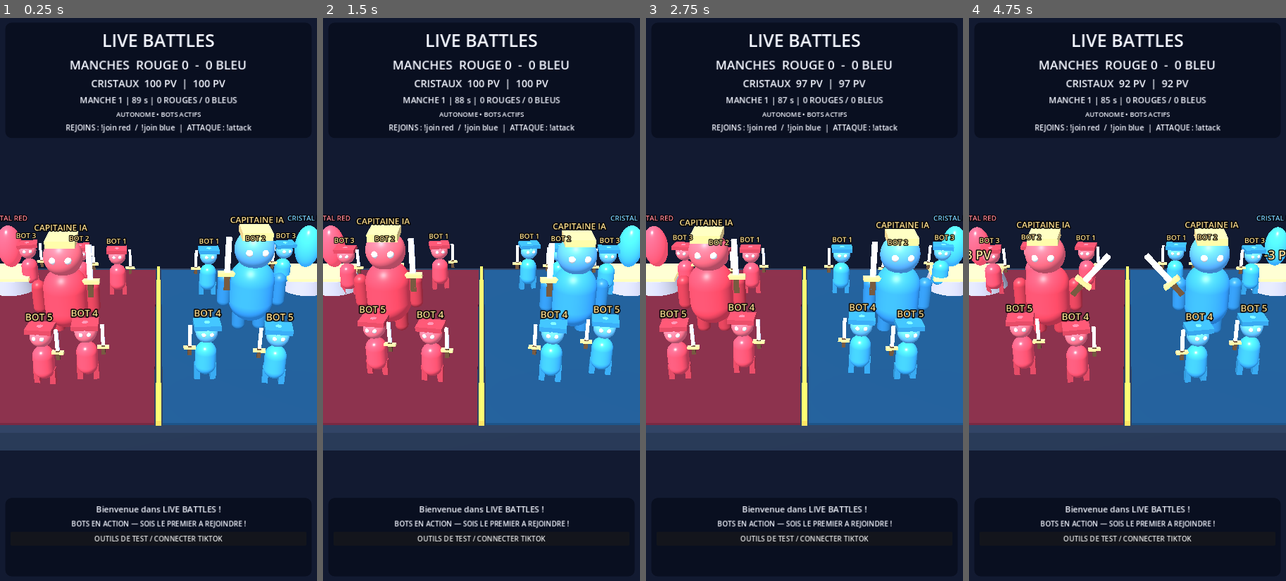
Above: before the commit, frames 1-4 (left to right).
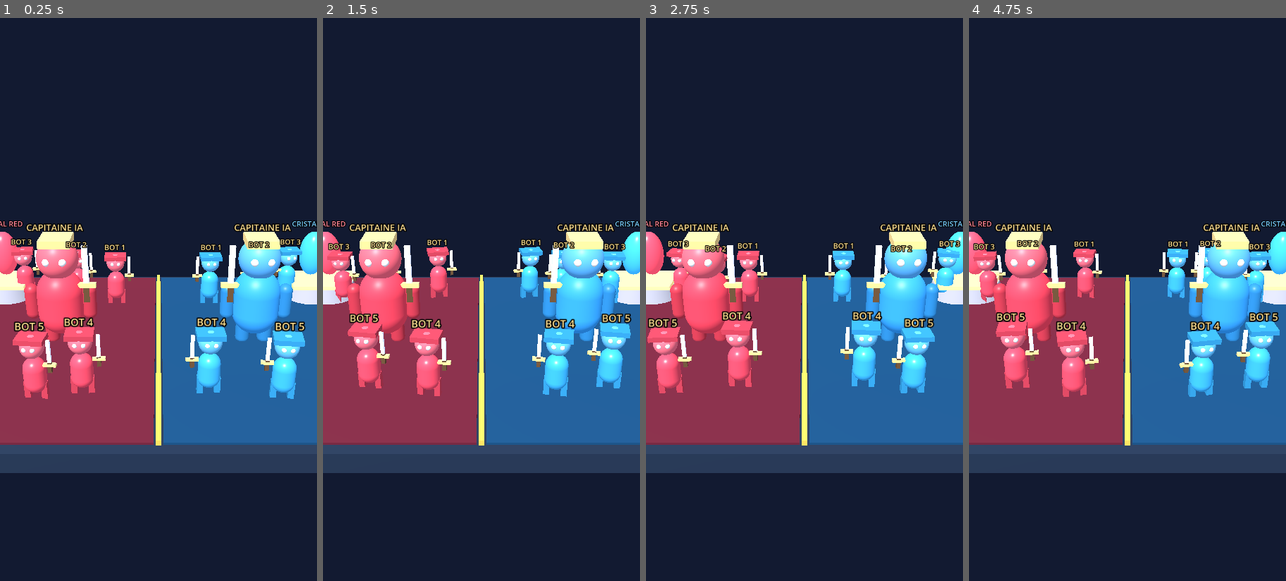
Above: after the commit, the same moments.

Repository: Hsergo/LIVE-BATTLES
Game: Godot game, scene res://main.tscn
Same seed, same stepped clock (60 frames per second), same inputs: the game is played once before the commit and once after it.
Inputs:
- Up to frame 1 (0.25 s): no input
- Up to frame 2 (1.5 s): no input
- Up to frame 3 (2.75 s): no input
- Up to frame 4 (4.75 s): no input

The runs differ from the first frame. In frame 1, 24% of the frame differs, in the area x 0-100%, y 2-93%; in frame 2, 23%; in frame 3, 24%; in frame 4, 26%.
Error after the commit: Parse Error: Cannot infer the type of "red" variable because the value doesn't have a set type. (res://scripts/combat_director.gd:42)

Commit message:
feat(v0.3): brancher coups physiques, parades, soins et cadeaux sur le gameplay

Diff:
--- a/game/scripts/arena_live.gd
+++ b/game/scripts/arena_live.gd
@@ -14,6 +14,7 @@
 var soldier_origins: Dictionary = {"red": [], "blue": []}
 var labels: Dictionary = {"red": [], "blue": []}
 var champion_labels: Dictionary = {}
+var external_combat_control := false
 var actor_time := 0.0
 var carousel_offset := 0
 var carousel_timer := 0.0
@@ -65,6 +66,7 @@
 func _add_sword(parent: Node3D, team: String, scale_factor: float = 1.0) -> Node3D:
 	var side := 1.0 if team == "red" else -1.0
 	var hand := Node3D.new()
+	hand.name = "SwordVisual"
 	hand.position = Vector3(side * 0.72 * scale_factor, 1.3 * scale_factor, 0.12)
 	parent.add_child(hand)
 	_box(hand, Vector3(0.16, 0.44, 0.14) * scale_factor, Vector3(0, 0.18, 0), Color("#6a4f36"))
@@ -138,8 +140,9 @@
 			var node: Node3D = fighters[i]
 			var start: Vector3 = origins[i]
 			var sway := actor_time * 1.9 + float(i) * 1.47
-			node.position = start + Vector3(sin(sway) * 0.30, absf(sin(sway * 1.4)) * 0.07, cos(sway) * 0.23)
-			node.rotation.y = sin(sway * 0.60) * 0.18
+			if not external_combat_control:
+				node.position = start + Vector3(sin(sway) * 0.30, absf(sin(sway * 1.4)) * 0.07, cos(sway) * 0.23)
+				node.rotation.y = sin(sway * 0.60) * 0.18
 	var red_crystal: MeshInstance3D = crystal_meshes["red"]
 	var blue_crystal: MeshInstance3D = crystal_meshes["blue"]
 	red_crystal.rotation.y += delta * 0.7
--- a/game/scripts/main.gd
+++ b/game/scripts/main.gd
@@ -29,6 +29,10 @@
 var leaders_ui: Label
 var live_username: LineEdit
 var arena_live: Node3D
+var combat_director: Node3D
+var confirmed_hits := 0
+var confirmed_parries := 0
+var confirmed_knockouts := 0
 var wins_red := 0
 var wins_blue := 0
 var match_finished := false
@@ -41,6 +45,12 @@
 	arena_live = load("res://scripts/arena_live.gd").new()
 	add_child(arena_live)
 	arena_live.call("setup", fighters)
+	combat_director = load("res://scripts/combat_director.gd").new()
+	add_child(combat_director)
+	combat_director.connect("damage_crystal", _on_crystal_damage)
+	combat_director.connect("battle_notice", _log)
+	combat_director.connect("physics_telemetry", _on_physics_telemetry)
+	combat_director.call("setup", arena_live, fighters)
 	_build_hud()
 	_connect_bridge()
 	_log("Bienvenue dans LIVE BATTLES !")
@@ -90,9 +100,9 @@
 func _build_scene() -> void:
 	var camera := Camera3D.new()
 	add_child(camera)
-	camera.position = Vector3(0, 8, 14)
-	camera.look_at(Vector3(0, 1, 0))
-	camera.fov = 54.0
+	camera.position = Vector3(0, 7.2, 12.5)
+	camera.look_at(Vector3(0, 1.25, 0))
+	camera.fov = 57.0
 	camera.current = true
 	var sunlight := DirectionalLight3D.new()
 	add_child(sunlight)
@@ -237,16 +247,8 @@
 			_next_round()
 	else:
 		round_time -= delta
-		combat_tick += delta
-		if combat_tick >= 1.5:
-			combat_tick = 0
-			_damage("blue", 2.5 + float(_members("red")) * 0.25)
-			_damage("red", 2.5 + float(_members("blue")) * 0.25)
 		if round_time <= 0 or red_hp <= 0 or blue_hp <= 0:
 			_end_round()
-	var jump := sin(float(Time.get_ticks_msec()) / 300.0) * 0.11
-	fighters[0].position.y = jump
-	fighters[1].position.y = -jump
 	_update_hud()
 
 func _members(team: String) -> int:
@@ -257,25 +259,26 @@
 	return number
 
 func _damage(team: String, damage: float) -> void:
+	# Cette fonction ne recoit QUE des evenements de collision ou de K.O.
 	var dealt := 0.0
 	if team == "red":
-		var shielded := minf(red_shield, damage)
-		red_shield -= shielded
-		dealt = minf(red_hp, damage - shielded)
-		red_hp = maxf(0, red_hp - dealt)
+		var absorbed := minf(red_shield, damage)
+		red_shield -= absorbed
+		dealt = minf(red_hp, damage - absorbed)
+		red_hp = maxf(0.0, red_hp - dealt)
 	elif team == "blue":
-		var shielded := minf(blue_shield, damage)
-		blue_shield -= shielded
-		dealt = minf(blue_hp, damage - shielded)
-		blue_hp = maxf(0, blue_hp - dealt)
+		var absorbed := minf(blue_shield, damage)
+		blue_shield -= absorbed
+		dealt = minf(blue_hp, damage - absorbed)
+		blue_hp = maxf(0.0, blue_hp - dealt)
 	if arena_live != null:
 		arena_live.call("set_health", team, red_hp if team == "red" else blue_hp)
-		if dealt > 0:
-			arena_live.call("strike", "blue" if team == "red" else "red", dealt, "EPEE")
+
 func _end_round() -> void:
 	if intermission > 0:
 		return
 	intermission = 4.0
+	combat_director.call("pause_round", true)
 	if red_hp > blue_hp:
 		wins_red += 1
 		score_red += 10
@@ -310,7 +313,8 @@
 	round_number += 1
 	arena_live.call("set_health", "red", 100.0)
 	arena_live.call("set_health", "blue", 100.0)
-	_log("Nouvelle manche : COMBAT !")
+	combat_director.call("restart_round")
+	_log("Nouvelle manche : COMBAT PHYSIQUE !")
 func _join(user: String, team: String) -> void:
 	if team != "red" and team != "blue":
 		return
@@ -334,35 +338,35 @@
 func _action(user: String, command: String) -> void:
 	var team: String = str(players.get(user, ""))
 	if team == "":
-		_log(user + " doit rejoindre une equipe")
+		_log(user + " doit d'abord rejoindre une equipe")
 		return
 	var key := user + ":" + command
 	var now := Time.get_ticks_msec()
 	if now - int(cooldown.get(key, -10000)) < 1500:
 		return
 	cooldown[key] = now
-	var opponent := "blue" if team == "red" else "red"
 	match command:
 		"!attack":
-			_damage(opponent, 7)
+			combat_director.call("command", team, "attack")
 			_add_points(user, team, 2)
-			_log(user + " attaque !")
+			_log(user + " ordonne une CHARGE !")
 		"!defend":
+			combat_director.call("command", team, "defend")
 			if team == "red":
-				red_shield = minf(40.0, red_shield + 8)
+				red_shield = minf(30.0, red_shield + 5.0)
 			else:
-				blue_shield = minf(40.0, blue_shield + 8)
+				blue_shield = minf(30.0, blue_shield + 5.0)
 			_add_points(user, team, 1)
-			arena_live.call("reaction", team, "defend")
-			_log(user + " defend !")
+			_log(user + " active les PARADES !")
 		"!heal":
+			combat_director.call("command", team, "heal")
 			if team == "red":
-				red_hp = minf(100, red_hp + 8)
+				red_hp = minf(100, red_hp + 3.0)
 			else:
-				blue_hp = minf(100, blue_hp + 8)
+				blue_hp = minf(100, blue_hp + 3.0)
+			arena_live.call("set_health", team, red_hp if team == "red" else blue_hp)
 			_add_points(user, team, 1)
-			arena_live.call("reaction", team, "heal")
-			_log(user + " soigne !")
+			_log(user + " soigne ses combattants !")
 
 func _gift(user: String, points: int, gift_name: String) -> void:
 	if not players.has(user):
@@ -370,9 +374,9 @@
 	var team: String = str(players[user])
 	var safe_points := clampi(points, 1, 1000)
 	_add_points(user, team, safe_points)
-	_damage("blue" if team == "red" else "red", minf(20.0, float(safe_points) * 0.6))
-	arena_live.call("reaction", team, "gift")
-	_log(user + " : " + gift_name + " +" + str(safe_points))
+	# Le cadeau renforce l'armee; il ne retire pas magiquement des PV.
+	combat_director.call("gift_power", team, safe_points)
+	_log(user + " BOOSTE " + team.to_upper() + " : " + gift_name)
 
 func _chat(user: String, message: String) -> void:
 	var text := message.strip_edges().to_lower()
@@ -429,13 +433,24 @@
 	health_ui.text = "CRISTAUX  %d PV  |  %d PV" % [int(red_hp), int(blue_hp)]
 	round_ui.text = "MANCHE %d | %02d s | %d ROUGES / %d BLEUS" % [round_number, int(maxf(0, round_time)), _members("red"), _members("blue")]
 	status_ui.text = bridge_state if connected else "AUTONOME • BOTS ACTIFS"
-	recruitment_ui.text = "REJOINS : !join red  /  !join blue  |  ATTAQUE : !attack"
+	recruitment_ui.text = "!join red / !join blue • !attack • !defend • !heal"
 	var people: Array = contributions.keys()
 	people.sort_custom(func(a, b): return int(contributions[a]) > int(contributions[b]))
 	var leaders := PackedStringArray()
 	for i in range(mini(3, people.size())):
 		leaders.append(str(people[i]) + " " + str(contributions[people[i]]))
-	leaders_ui.text = "TOP : " + " | ".join(leaders) if not leaders.is_empty() else "BOTS EN ACTION — SOIS LE PREMIER A REJOINDRE !"
+	leaders_ui.text = "TOP : " + " | ".join(leaders) if not leaders.is_empty() else "12 BOTS COMBATTENT — REJOINS UNE EQUIPE !"
+	if confirmed_hits > 0:
+		status_ui.text += " | %d TOUCHES | %d PARADES" % [confirmed_hits, confirmed_parries]
 func _log(message: String) -> void:
 	if log_ui != null:
 		log_ui.text = message
+
+func _on_crystal_damage(team: String, amount: float) -> void:
+	if intermission <= 0:
+		_damage(team, amount)
+
+func _on_physics_telemetry(hits: int, parries: int, knockouts: int) -> void:
+	confirmed_hits = hits
+	confirmed_parries = parries
+	confirmed_knockouts = knockouts
